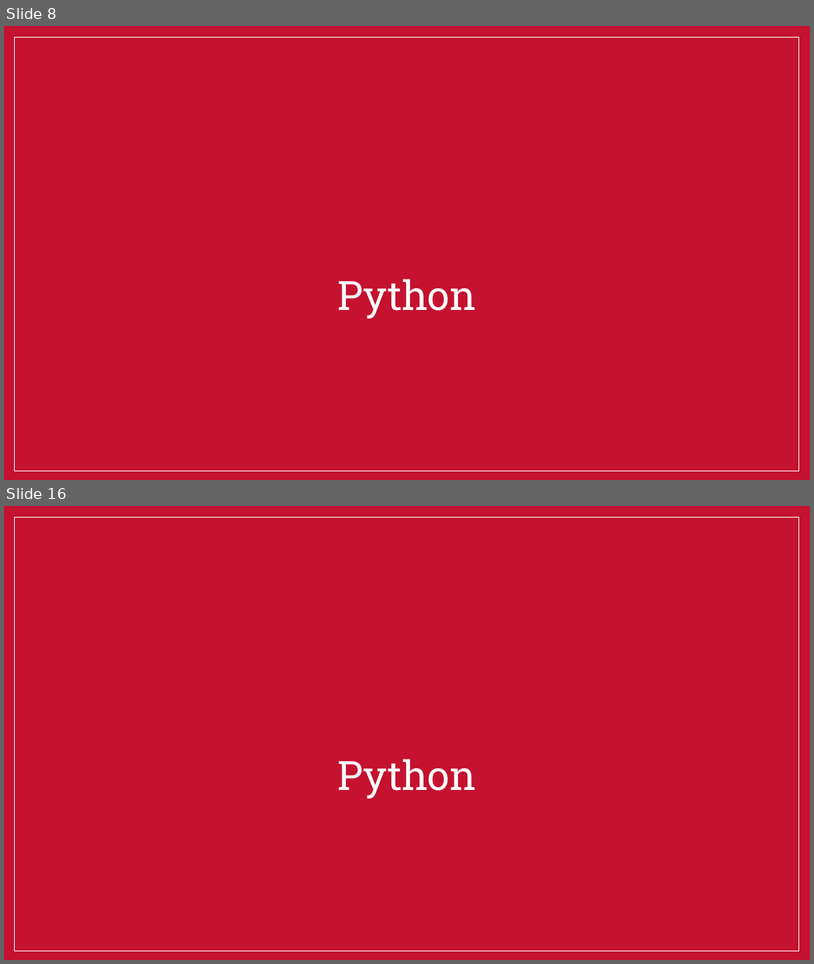
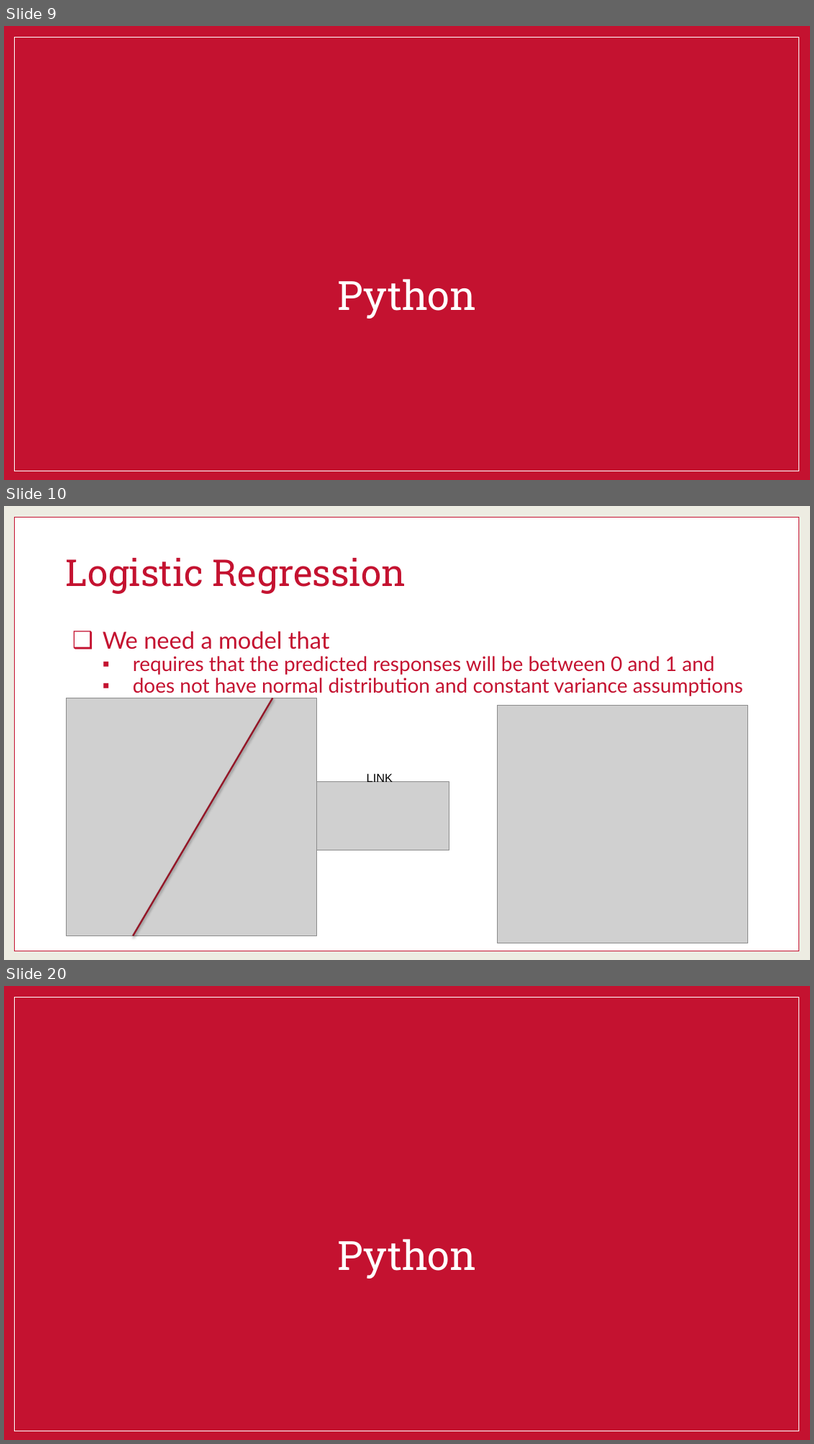
Before and after one commit to martinwg/ISA591, a slide deck: PPT/Module 6 - Logistic Regression (Descriptive).pptx. Shown one above the other, each under a label of ours: slides 8 and 16 before the commit, slides 9, 10 and 20 after it; the slides between them are not shown. The pictures are 814x964 and 814x1444 pixels, drawn with LibreOffice and Linux fonts; fonts in the diff are those of the drawing; grey boxes stand for pictures; background and template pictures are left out. Boxes give left, top, right and bottom in pixels: in the first picture for what was removed or moved away, otherwise in the second. Text is boxed around its words. In the diff, an @@ line names an element or a change of style, - is before the commit and + after.

```diff
--- a/PPT/Module 6 - Logistic Regression (Descriptive).pptx
+++ b/PPT/Module 6 - Logistic Regression (Descriptive).pptx
@@ slide 10 added at [4,506,810,960], background #EDECE2 @@
@@ rectangle added at [14,517,800,951], fill #FFFFFF, outline #C41230 1 pt @@
@@ title added at [65,558,406,594], 44 pt, text #C41230 @@
+Logistic Regression
@@ text added at [103,631,743,696], 24 pt, text #C41230 @@
+❑ We need a model that
+  ▪ requires that the predicted responses will be between 0 and 1 and
+  ▪ does not have normal distribution and constant variance assumptions
@@ picture added at [67,698,316,936] @@
@@ line added from (133, 936) to (273, 698), #941728 2 pt @@
@@ picture added at [498,705,748,943] @@
@@ picture added at [317,781,450,849] @@
@@ text added at [367,772,393,782], 14 pt, text #000000 @@
+LINK
@@ what was slide 8 is now slide 9 @@
@@ what was slide 16 is now slide 20 @@
```
Also in this commit, not shown: 11 slides changed, 10 other slides added, 2 slides removed.
